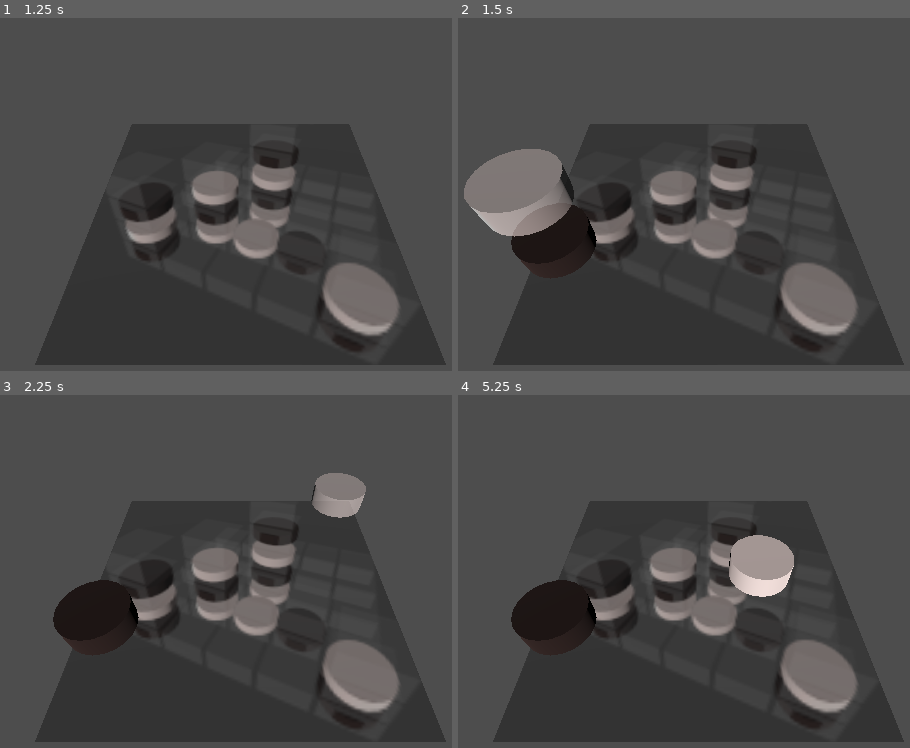
Above: before the commit, frames 1-4 (two rows, left to right).
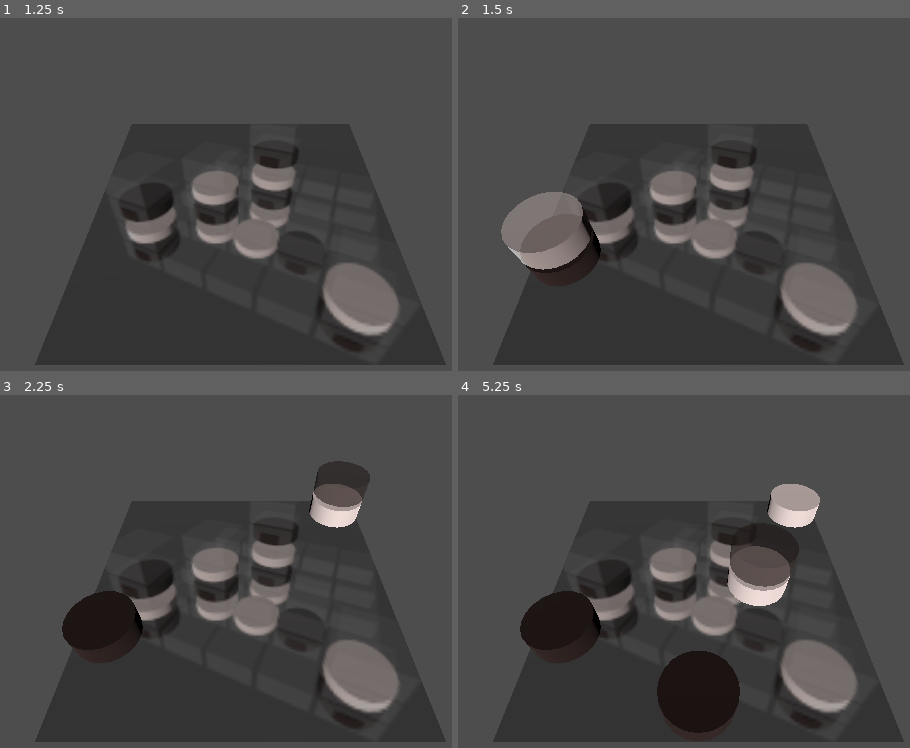
Above: after the commit, the same moments.

Repository: abazhutov/4-in-row-3D
Game: Godot game, scene res://main.tscn
The game is run twice, just before and just after one commit, with the same random seed, the same clock (stepped at 60 frames per second) and the same inputs.
Inputs (mouse positions are in pixels of both pictures, inside the frame that each line leads up to):
- Up to frame 1 (1.25 s): tap Enter at 0.5 s; move the mouse to (415, 187) at 0.52 s; click (415, 187) at 0.67 s
- Up to frame 2 (1.5 s): tap Space at 1.25 s; move the mouse to (539, 233) at 1.27 s; click (539, 233) at 1.42 s
- Up to frame 3 (2.25 s): tap Enter at 2 s; move the mouse to (320, 490) at 2.02 s; click (320, 490) at 2.17 s
- Up to frame 4 (5.25 s): move the mouse to (656, 677) at 2.77 s; click (656, 677) at 2.92 s; tap Space at 3.5, 5 s; move the mouse to (outside the picture) at 3.52 s; click (outside the picture) at 3.67 s; tap Enter at 4.25 s; move the mouse to (458, 522) at 4.27 s; click (458, 522) at 4.42 s; move the mouse to (738, 589) at 5.02 s; click (738, 589) at 5.17 s

Frame 1 is identical in both runs. In frame 2, 5.8% of the frame differs, in the area x 1-32%, y 37-72%; in frame 3, 2.7%; in frame 4, 7.5%, in the area x 11-81%, y 25-96%.

Commit message:
add size of cell and set hight cell = 0.5

Diff:
--- a/cell.tscn
+++ b/cell.tscn
@@ -5,10 +5,10 @@
 
 [sub_resource type="BoxMesh" id="BoxMesh_gwrgs"]
 material = ExtResource("2_gwrgs")
-size = Vector3(0.9, 0.9, 0.9)
+size = Vector3(1, 0.5, 1)
 
-[sub_resource type="BoxShape3D" id="BoxShape3D_4b1vk"]
-size = Vector3(0.8076172, 0.82714844, 0.8886719)
+[sub_resource type="BoxShape3D" id="BoxShape3D_gwrgs"]
+size = Vector3(1, 0.5, 1)
 
 [node name="Area3D" type="Area3D" groups=["game_cell"]]
 script = ExtResource("1_yh0nt")
@@ -17,7 +17,7 @@
 mesh = SubResource("BoxMesh_gwrgs")
 
 [node name="CollisionShape3D" type="CollisionShape3D" parent="."]
-shape = SubResource("BoxShape3D_4b1vk")
+shape = SubResource("BoxShape3D_gwrgs")
 
 [connection signal="mouse_entered" from="." to="." method="_on_mouse_entered"]
 [connection signal="mouse_exited" from="." to="." method="_on_mouse_exited"]
--- a/gameManager.gd
+++ b/gameManager.gd
@@ -9,7 +9,10 @@
 var LightAlphaMaterial = load("res://Materials/lightAlphaMaterial.tres")
 var TransparentMaterial = load("res://Materials/alpa0.tres")
 
-const cell_size = 1.0
+const CELL_SIZE_X = 1.0
+const CELL_SIZE_Z = 1.0
+const CELL_SIZE_Y = 0.5
+
 const board_size = 5 # 5x5x5
 var board_offset = float(board_size) / 2.0
 var current_player = 1 # 1: Игрок 1 (Black), 2: Игрок 2/AI (White)
@@ -66,9 +69,9 @@
 	var cell = cell_scene.instantiate()
 
 	# Расчет позиции для центрирования
-	cell.position.x = x * cell_size - board_offset + cell_size / 2
-	cell.position.z = z * cell_size - board_offset + cell_size / 2
-	cell.position.y = y * cell_size - board_offset + cell_size / 2
+	cell.position.x = x * CELL_SIZE_X - board_offset + CELL_SIZE_X / 2
+	cell.position.z = z * CELL_SIZE_Z - board_offset + CELL_SIZE_Z / 2
+	cell.position.y = y * CELL_SIZE_Y - board_offset + CELL_SIZE_Y / 2
 	# 1. Передача логических координат ячейке
 	cell.set_coordinates(Vector3i(x, y, z))
 	# 2. Подключение сигналов: при клике вызывается метод _on_cell_clicked
@@ -180,9 +183,9 @@
 	var offset = float(board_size) / 2.0
 
 	var pos = Vector3.ZERO
-	pos.x = x * cell_size - offset + cell_size / 2
-	pos.z = z * cell_size - offset + cell_size / 2
-	pos.y = y * cell_size - offset + cell_size / 2
+	pos.x = x * CELL_SIZE_X - offset + CELL_SIZE_X / 2
+	pos.z = z * CELL_SIZE_Z - offset + CELL_SIZE_Z / 2
+	pos.y = y * CELL_SIZE_Y - offset + CELL_SIZE_Y / 2
 	return pos
 
 # Определение победителя
--- a/project.godot
+++ b/project.godot
@@ -10,7 +10,7 @@
 
 [application]
 
-config/name="3D board game (Copy)"
+config/name="4-in-row-3D (board game 5x5x5)"
 run/main_scene="uid://c47d0qpugjwla"
 config/features=PackedStringArray("4.5", "Mobile")
 run/max_fps=60
